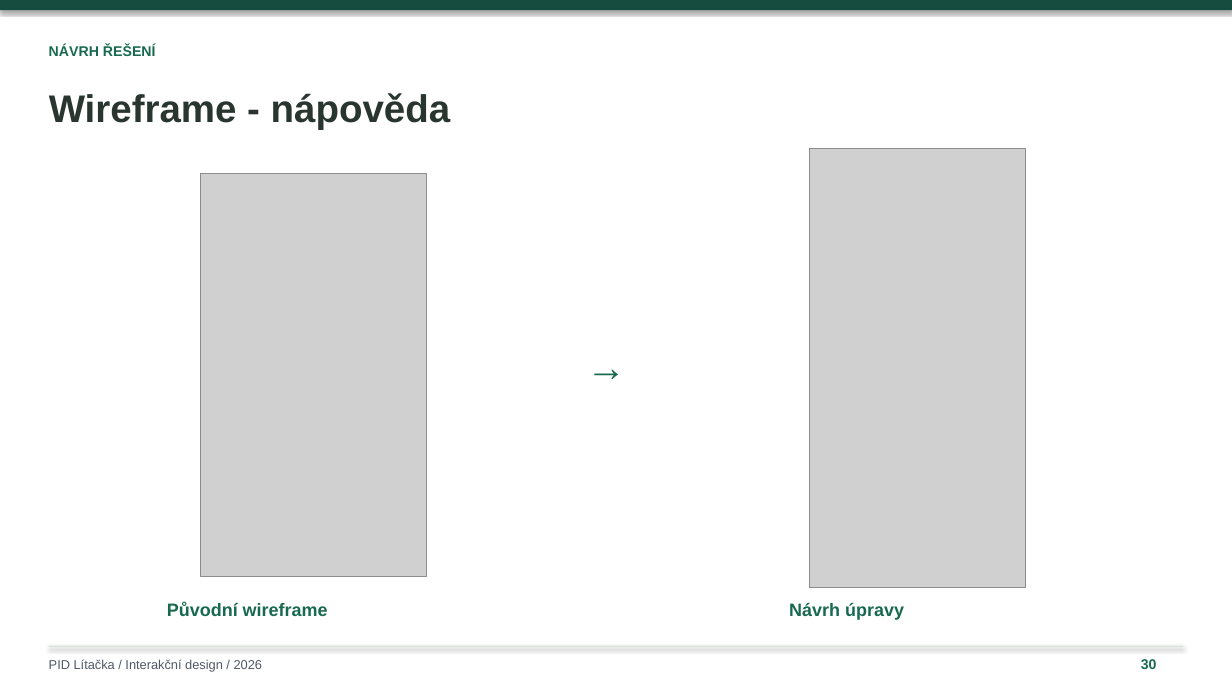
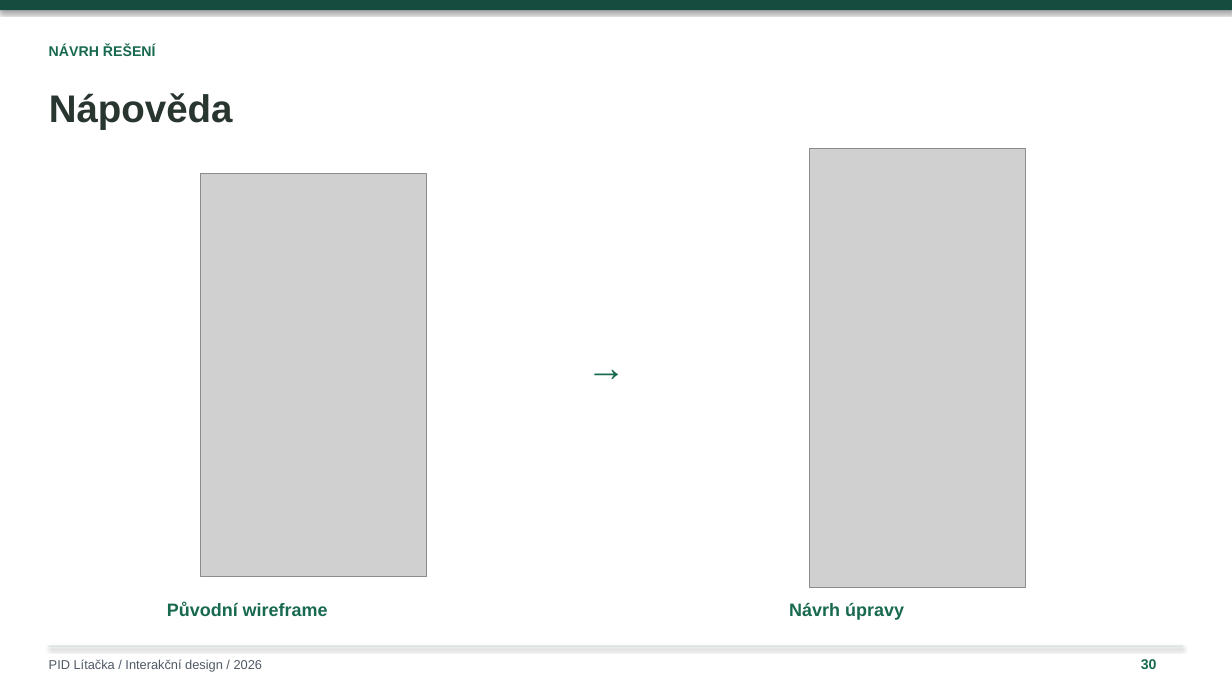
Before and after one commit to ShachPlay/ID_2026, a slide deck: slide 30 of PID-Litacka-Plichta-upravena.pptx. Drawn at 1232x693 pixels with LibreOffice and Linux fonts; fonts in the diff are those of the drawing; grey boxes stand for pictures. Boxes give left, top, right and bottom in pixels: in the first picture for what was removed or moved away, otherwise in the second. Text is boxed around its words. In the diff, an @@ line names an element or a change of style, - is before the commit and + after.

```diff
--- a/PID-Litacka-Plichta-upravena.pptx
+++ b/PID-Litacka-Plichta-upravena.pptx
@@ text at bbox=[49, 93, 233, 130]: text changed @@
-Wireframe - nápověda
+Nápověda
```
Also in this commit, not shown: 4 other slides changed.
